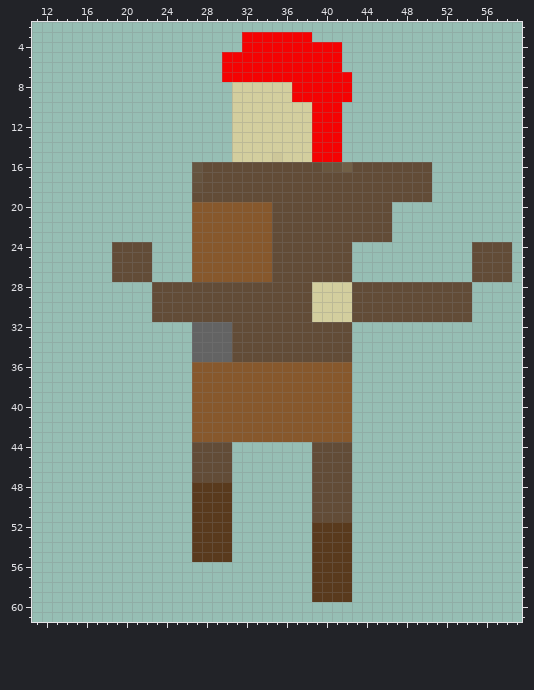
Sprite sheet: build/phaser-resources/images/champions/34.png. This is how it looked before the edit.
The file is 71x64 pixels. Pixels under 10% opacity are left out. Colours within 5 levels of each other are drawn and written as one. Shown: x 11..59, y 2..61.
After:
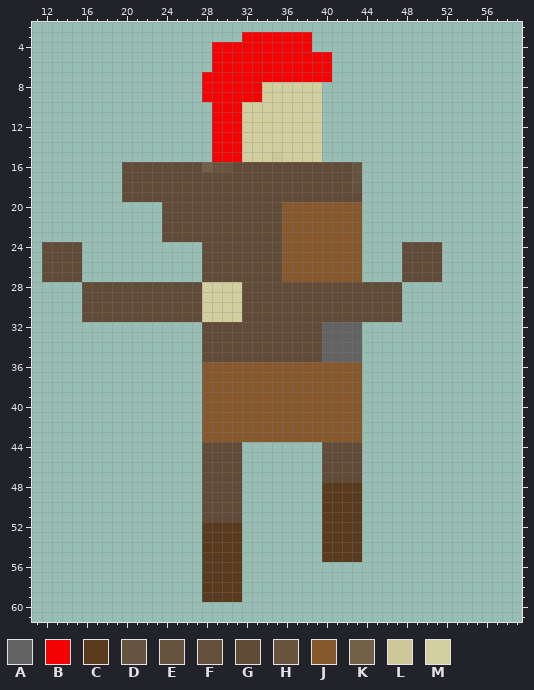
Palette (. is transparent): A #636363  B #f50202  C #593a1d  D #624c37ea  E #624c37f0  F #624c37f6  G #624c37  H #69553e  J #87582c  K #715f46  L #cdc799  M #d3ce9e
Difference:
@@ x 11..59 @@
  3 .....................BBBBBBB.....................
- 4 .....................BBBBBBBBBB..................
- 5 ...................BBBBBBBBBBBB..................
- 6 ...................BBBBBBBBBBBB..................
- 7 ...................BBBBBBBBBBBBB.................
- 8 ....................MMMMMMBBBBBB.................
- 9 ....................MMMMMMBBBBBB.................
-10 ....................MMMMMMMMBBB..................
-11 ....................MMMMMMMMBBB..................
-12 ....................MMMMMMMMBBB..................
-13 ....................MMMMMMMMBBB..................
-14 ....................MMMMMMMMBBB..................
-15 ....................MMMMLMMMBBB..................
-16 ................DGGGGGGGGGGGGHHKGGGGGGGG.........
-17 ................EGGGGGGGGGGGGGGGGGGGGGGG.........
-18 ................FGGGGGGGGGGGGGGGGGGGGGGG.........
-19 ................GGGGGGGGGGGGGGGGGGGGGGGG.........
-20 ................JJJJJJJJGGGGGGGGGGGG.............
-21 ................JJJJJJJJGGGGGGGGGGGG.............
-22 ................JJJJJJJJGGGGGGGGGGGG.............
-23 ................JJJJJJJJGGGGGGGGGGGG.............
-24 ........GGGG....JJJJJJJJGGGGGGGG............GGGG.
-25 ........GGGG....JJJJJJJJGGGGGGGG............GGGG.
-26 ........GGGG....JJJJJJJJGGGGGGGG............GGGG.
-27 ........GGGG....JJJJJJJJGGGGGGGG............GGGG.
-28 ............GGGGGGGGGGGGGGGGMMMMGGGGGGGGGGGG.....
-29 ............GGGGGGGGGGGGGGGGMMMMGGGGGGGGGGGG.....
-30 ............GGGGGGGGGGGGGGGGMMMMGGGGGGGGGGGG.....
-31 ............GGGGGGGGGGGGGGGGMMMMGGGGGGGGGGGG.....
-32 ................AAAAGGGGGGGGGGGG.................
-33 ................AAAAGGGGGGGGGGGG.................
-34 ................AAAAGGGGGGGGGGGG.................
-35 ................AAAAGGGGGGGGGGGG.................
-36 ................JJJJJJJJJJJJJJJJ.................
-37 ................JJJJJJJJJJJJJJJJ.................
-38 ................JJJJJJJJJJJJJJJJ.................
-39 ................JJJJJJJJJJJJJJJJ.................
-40 ................JJJJJJJJJJJJJJJJ.................
-41 ................JJJJJJJJJJJJJJJJ.................
-42 ................JJJJJJJJJJJJJJJJ.................
-43 ................JJJJJJJJJJJJJJJJ.................
-44 ................GGGG........GGGG.................
-45 ................GGGG........GGGG.................
-46 ................GGGG........GGGG.................
-47 ................GGGG........GGGG.................
-48 ................CCCC........GGGG.................
-49 ................CCCC........GGGG.................
-50 ................CCCC........GGGG.................
-51 ................CCCC........GGGG.................
-52 ................CCCC........CCCC.................
-53 ................CCCC........CCCC.................
-54 ................CCCC........CCCC.................
-55 ................CCCC........CCCC.................
-56 ............................CCCC.................
-57 ............................CCCC.................
-58 ............................CCCC.................
-59 ............................CCCC.................
+ 4 ..................BBBBBBBBBB.....................
+ 5 ..................BBBBBBBBBBBB...................
+ 6 ..................BBBBBBBBBBBB...................
+ 7 .................BBBBBBBBBBBBB...................
+ 8 .................BBBBBBMMMMMM....................
+ 9 .................BBBBBBMMMMMM....................
+10 ..................BBBMMMMMMMM....................
+11 ..................BBBMMMMMMMM....................
+12 ..................BBBMMMMMMMM....................
+13 ..................BBBMMMMMMMM....................
+14 ..................BBBMMMMMMMM....................
+15 ..................BBBMMMLMMMM....................
+16 .........GGGGGGGGKHHGGGGGGGGGGGGD................
+17 .........GGGGGGGGGGGGGGGGGGGGGGGE................
+18 .........GGGGGGGGGGGGGGGGGGGGGGGF................
+19 .........GGGGGGGGGGGGGGGGGGGGGGGG................
+20 .............GGGGGGGGGGGGJJJJJJJJ................
+21 .............GGGGGGGGGGGGJJJJJJJJ................
+22 .............GGGGGGGGGGGGJJJJJJJJ................
+23 .............GGGGGGGGGGGGJJJJJJJJ................
+24 .GGGG............GGGGGGGGJJJJJJJJ....GGGG........
+25 .GGGG............GGGGGGGGJJJJJJJJ....GGGG........
+26 .GGGG............GGGGGGGGJJJJJJJJ....GGGG........
+27 .GGGG............GGGGGGGGJJJJJJJJ....GGGG........
+28 .....GGGGGGGGGGGGMMMMGGGGGGGGGGGGGGGG............
+29 .....GGGGGGGGGGGGMMMMGGGGGGGGGGGGGGGG............
+30 .....GGGGGGGGGGGGMMMMGGGGGGGGGGGGGGGG............
+31 .....GGGGGGGGGGGGMMMMGGGGGGGGGGGGGGGG............
+32 .................GGGGGGGGGGGGAAAA................
+33 .................GGGGGGGGGGGGAAAA................
+34 .................GGGGGGGGGGGGAAAA................
+35 .................GGGGGGGGGGGGAAAA................
+36 .................JJJJJJJJJJJJJJJJ................
+37 .................JJJJJJJJJJJJJJJJ................
+38 .................JJJJJJJJJJJJJJJJ................
+39 .................JJJJJJJJJJJJJJJJ................
+40 .................JJJJJJJJJJJJJJJJ................
+41 .................JJJJJJJJJJJJJJJJ................
+42 .................JJJJJJJJJJJJJJJJ................
+43 .................JJJJJJJJJJJJJJJJ................
+44 .................GGGG........GGGG................
+45 .................GGGG........GGGG................
+46 .................GGGG........GGGG................
+47 .................GGGG........GGGG................
+48 .................GGGG........CCCC................
+49 .................GGGG........CCCC................
+50 .................GGGG........CCCC................
+51 .................GGGG........CCCC................
+52 .................CCCC........CCCC................
+53 .................CCCC........CCCC................
+54 .................CCCC........CCCC................
+55 .................CCCC........CCCC................
+56 .................CCCC............................
+57 .................CCCC............................
+58 .................CCCC............................
+59 .................CCCC............................
 60 .................................................
